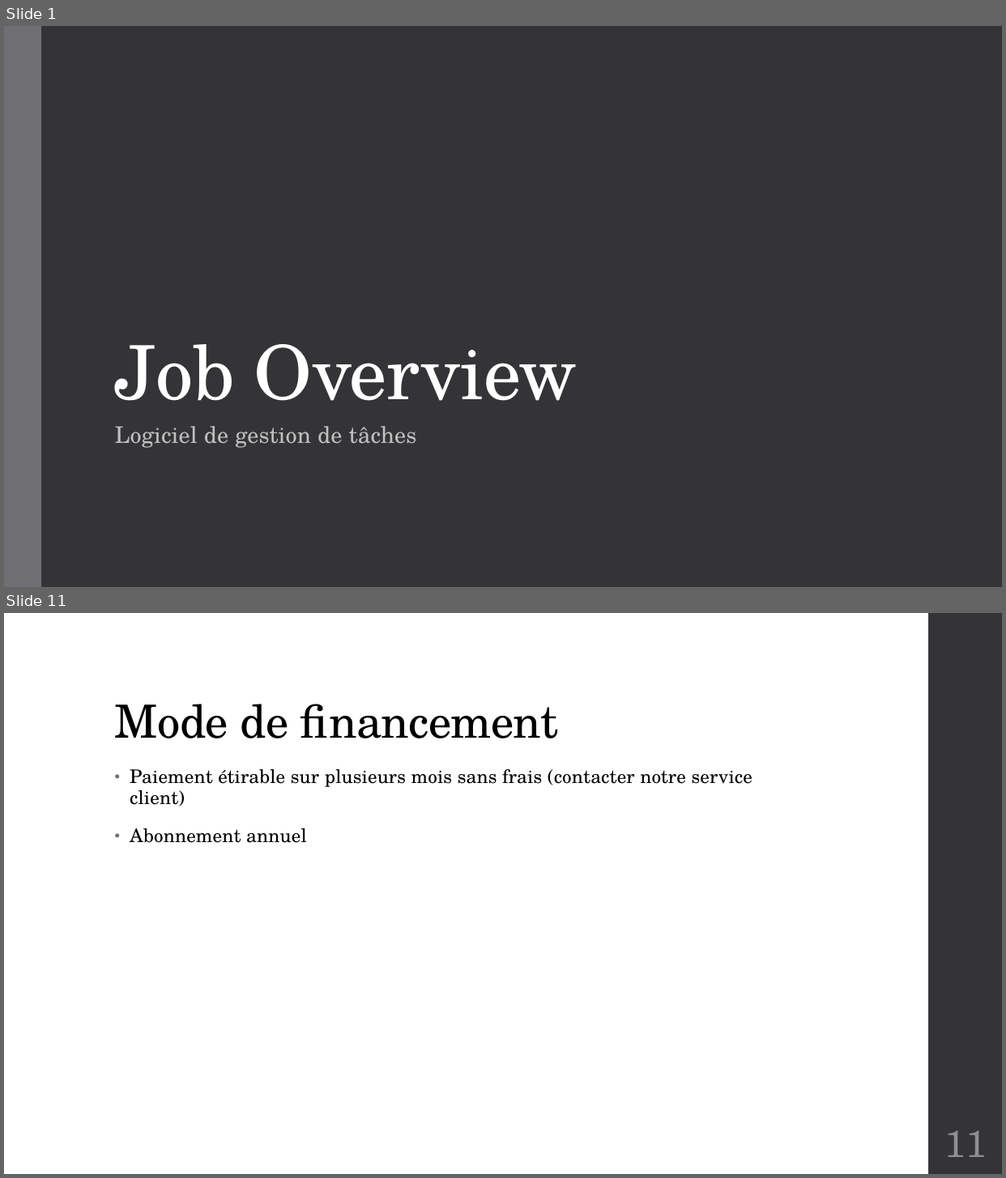
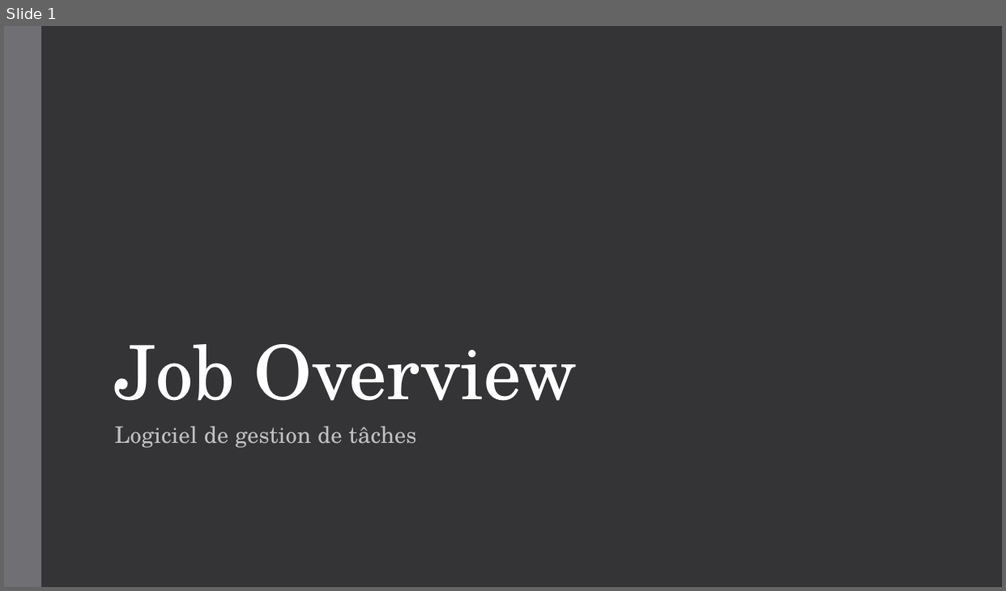
Before and after one commit to fwillemain/ProjetWPF, a slide deck: Livrables/Job Overview.pptx. Shown one above the other, each under a label of ours: slides 1 and 11 before the commit, slide 1 after it; the slides between them are not shown. The pictures are 1006x1178 and 1006x591 pixels, drawn with LibreOffice and Linux fonts; fonts in the diff are those of the drawing. Boxes give left, top, right and bottom in pixels: in the first picture for what was removed or moved away, otherwise in the second. Text is boxed around its words. In the diff, an @@ line names an element or a change of style, - is before the commit and + after.

```diff
--- a/Livrables/Job Overview.pptx
+++ b/Livrables/Job Overview.pptx
@@ slide 11 removed at (4, 613, 1002, 1174), background #FFFFFF @@
@@ rectangle removed at (928, 613, 1002, 1174) @@
@@ title removed at (115, 704, 559, 739) @@
-Mode de financement
@@ text removed at (130, 769, 752, 843) @@
-• Paiement étirable sur plusieurs mois sans frais (contacter notre service client)
-• Abonnement annuel
@@ page number removed at (945, 1131, 987, 1157) @@
-11
```
Also in this commit, not shown: 7 slides changed, 6 slides added, 2 other slides removed, 6 other files.
